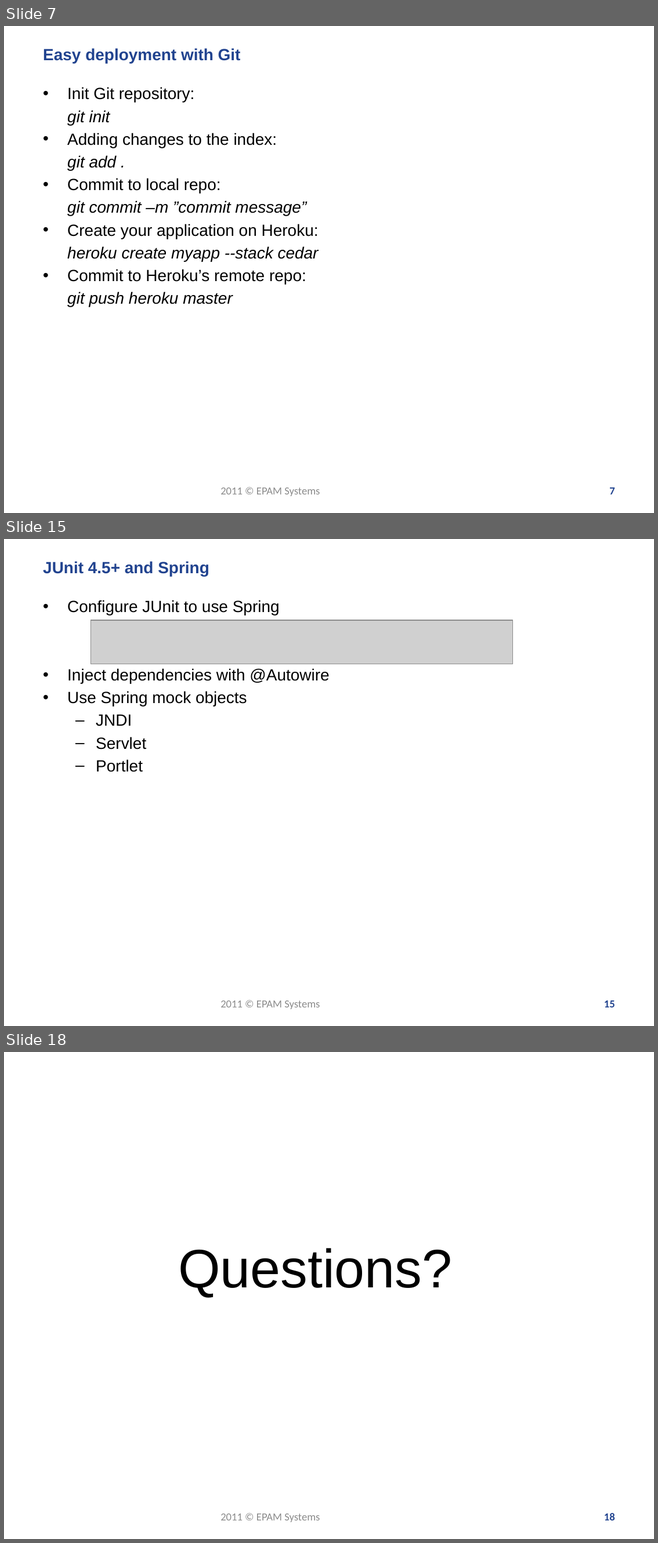
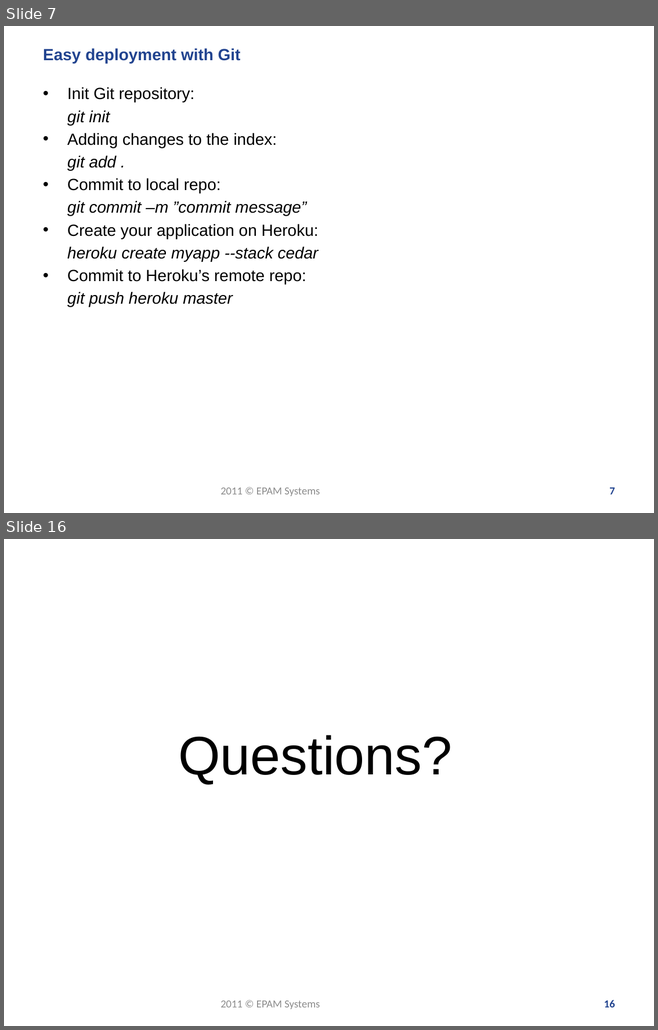
Before and after one commit to zgorbe/Heroku-HelloWorld, a slide deck: Heroku - meetup.pptx. Shown one above the other, each under a label of ours: slides 7, 15 and 18 before the commit, slides 7 and 16 after it; the slides between them are not shown. The pictures are 658x1543 and 658x1030 pixels, drawn with LibreOffice and Linux fonts; fonts in the diff are those of the drawing; grey boxes stand for pictures; background and template pictures are left out. Boxes give left, top, right and bottom in pixels: in the first picture for what was removed or moved away, otherwise in the second. Text is boxed around its words. In the diff, an @@ line names an element or a change of style, - is before the commit and + after.

```diff
--- a/Heroku - meetup.pptx
+++ b/Heroku - meetup.pptx
@@ slide 15 removed at bbox=[4, 539, 654, 1026], background #FFFFFF @@
@@ title removed at bbox=[43, 561, 209, 576] @@
-JUnit 4.5+ and Spring
@@ text removed at bbox=[67, 600, 329, 772] @@
-• Configure JUnit to use Spring
-• Inject dependencies with @Autowire
-• Use Spring mock objects
-  – JNDI
-  – Servlet
-  – Portlet
@@ picture removed at bbox=[90, 620, 512, 664] @@
@@ text removed at bbox=[220, 1001, 320, 1009] @@
-2011 © EPAM Systems
@@ page number removed at bbox=[604, 1001, 615, 1008] @@
-15
@@ what was slide 18 is now slide 16 @@
@@ page number at bbox=[604, 1000, 615, 1008]: text changed @@
-18
+16
```
Also in this commit, not shown: 8 slides changed, 2 slides added, 3 other slides removed, 1 other file.
